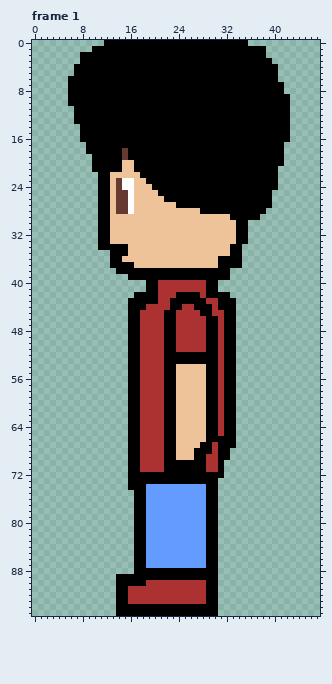
Pixel-art file -- images/test/PlrSpriteTest/AnimationTesting/PlrAnimationTest.ase. That is the earlier state.
48x96 pixels, 8 frames. Shown: frame 1. The commit also changed other frames, which this record leaves out.
Now the later version:
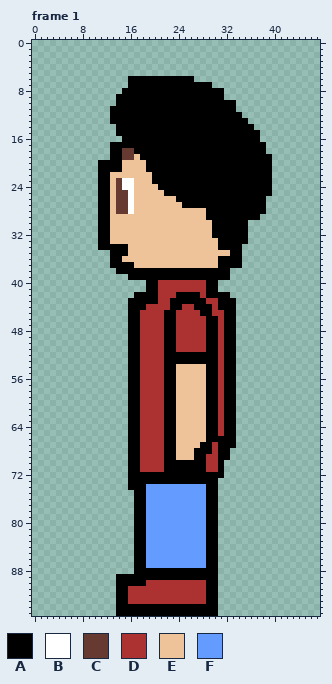
Palette (. is transparent): A #000000  B #ffffff  C #663931  D #ac3232  E #eec39a  F #639bff
Edits made:
--- frame 1, layer "Layer 9"
@@ x 0..47 @@
- 0 ............AAAAAAAAAAAAAAAAAAAAAAAA............
- 1 ..........AAAAAAAAAAAAAAAAAAAAAAAAAAAAA.........
- 2 ........AAAAAAAAAAAAAAAAAAAAAAAAAAAAAAA.........
- 3 ........AAAAAAAAAAAAAAAAAAAAAAAAAAAAAAAA........
- 4 .......AAAAAAAAAAAAAAAAAAAAAAAAAAAAAAAAAA.......
- 5 .......AAAAAAAAAAAAAAAAAAAAAAAAAAAAAAAAAA.......
- 6 ......AAAAAAAAAAAAAAAAAAAAAAAAAAAAAAAAAAA.......
- 7 ......AAAAAAAAAAAAAAAAAAAAAAAAAAAAAAAAAAAA......
- 8 ......AAAAAAAAAAAAAAAAAAAAAAAAAAAAAAAAAAAA......
- 9 ......AAAAAAAAAAAAAAAAAAAAAAAAAAAAAAAAAAAAA.....
-10 ......AAAAAAAAAAAAAAAAAAAAAAAAAAAAAAAAAAAAA.....
-11 .......AAAAAAAAAAAAAAAAAAAAAAAAAAAAAAAAAAAA.....
-12 .......AAAAAAAAAAAAAAAAAAAAAAAAAAAAAAAAAAAA.....
-13 .......AAAAAAAAAAAAAAAAAAAAAAAAAAAAAAAAAAAA.....
-14 ........AAAAAAAAAAAAAAAAAAAAAAAAAAAAAAAAAAA.....
-15 ........AAAAAAAAAAAAAAAAAAAAAAAAAAAAAAAAAAA.....
-16 ........AAAAAAAAAAAAAAAAAAAAAAAAAAAAAAAAAAA.....
-17 .........AAAAAAAAAAAAAAAAAAAAAAAAAAAAAAAAA......
-18 .........AAAAAACAAAAAAAAAAAAAAAAAAAAAAAAAA......
-19 ..........AAAAACAAAAAAAAAAAAAAAAAAAAAAAAAA......
-20 ..........AAAAAEEAAAAAAAAAAAAAAAAAAAAAAAAA......
-21 ..........AAAAAEEAAAAAAAAAAAAAAAAAAAAAAAA.......
-22 ...........AAEEEEEAAAAAAAAAAAAAAAAAAAAAAA.......
-23 ...........AAECBBEEAAAAAAAAAAAAAAAAAAAAAA.......
-24 ...........AAECBBEEEAAAAAAAAAAAAAAAAAAAAA.......
-25 ...........AAECCBEEEEAAAAAAAAAAAAAAAAAAA........
-26 ...........AAECCBEEEEEAAAAAAAAAAAAAAAAAA........
-27 ...........AAECCBEEEEEEEAAAAAAAAAAAAAAAA........
-28 ...........AAECCBEEEEEEEEEEEAAAAAAAAAAA.........
-29 ...........AAEEEEEEEEEEEEEEEEEEEEAAAAA..........
-30 ...........AAEEEEEEEEEEEEEEEEEEEEEAA............
-31 ...........AAEEEEEEEEEEEEEEEEEEEEEAA............
-32 ...........AAEEEEEEEEEEEEEEEEEEEEEAA............
-33 ...........AAEEEEEEEEEEEEEEEEEEEEEAA............
-34 ...........AAAAAEEEEEEEEEEEEEEEEEAA.............
+ 0 ................................................
+ 1 ................................................
+ 2 ................................................
+ 3 ................................................
+ 4 ................................................
+ 5 ................................................
+ 6 ................AAAAAAAAAAA.....................
+ 7 ................AAAAAAAAAAAAAA..................
+ 8 ...............AAAAAAAAAAAAAAAAA................
+ 9 ..............AAAAAAAAAAAAAAAAAA................
+10 ..............AAAAAAAAAAAAAAAAAAAA..............
+11 .............AAAAAAAAAAAAAAAAAAAAA..............
+12 .............AAAAAAAAAAAAAAAAAAAAAA.............
+13 .............AAAAAAAAAAAAAAAAAAAAAAA............
+14 ..............AAAAAAAAAAAAAAAAAAAAAAA...........
+15 ..............AAAAAAAAAAAAAAAAAAAAAAAA..........
+16 ...............AAAAAAAAAAAAAAAAAAAAAAA..........
+17 .............AAAAAAAAAAAAAAAAAAAAAAAAAA.........
+18 .............AACCAAAAAAAAAAAAAAAAAAAAAA.........
+19 .............AACCEAAAAAAAAAAAAAAAAAAAAAA........
+20 ...........AAAAEEEEAAAAAAAAAAAAAAAAAAAAA........
+21 ...........AAAAEEEEAAAAAAAAAAAAAAAAAAAAA........
+22 ...........AAEEEEEEEAAAAAAAAAAAAAAAAAAAA........
+23 ...........AAECBBEEEAAAAAAAAAAAAAAAAAAAA........
+24 ...........AAECBBEEEEAAAAAAAAAAAAAAAAAAA........
+25 ...........AAECCBEEEEEAAAAAAAAAAAAAAAAAA........
+26 ...........AAECCBEEEEEEEAAAAAAAAAAAAAAA.........
+27 ...........AAECCBEEEEEEEEAAAAAAAAAAAAAA.........
+28 ...........AAECCBEEEEEEEEEEEEAAAAAAAAAA.........
+29 ...........AAEEEEEEEEEEEEEEEEAAAAAAAAA..........
+30 ...........AAEEEEEEEEEEEEEEEEEAAAAAA............
+31 ...........AAEEEEEEEEEEEEEEEEEAAAAAA............
+32 ...........AAEEEEEEEEEEEEEEEEEAAAAAA............
+33 ...........AAEEEEEEEEEEEEEEEEEEAAAAA............
+34 ...........AAAAAEEEEEEEEEEEEEEEAAAA.............
 35 .............AAAEEEEEEEEEEEEEEEEEAA.............
